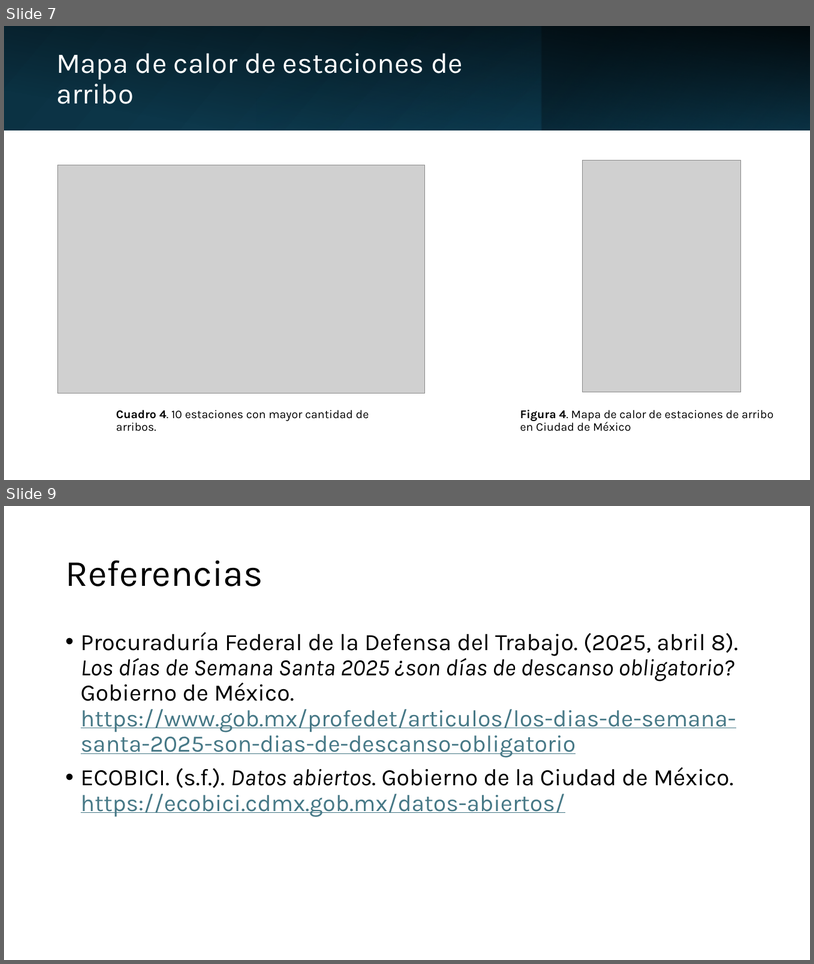
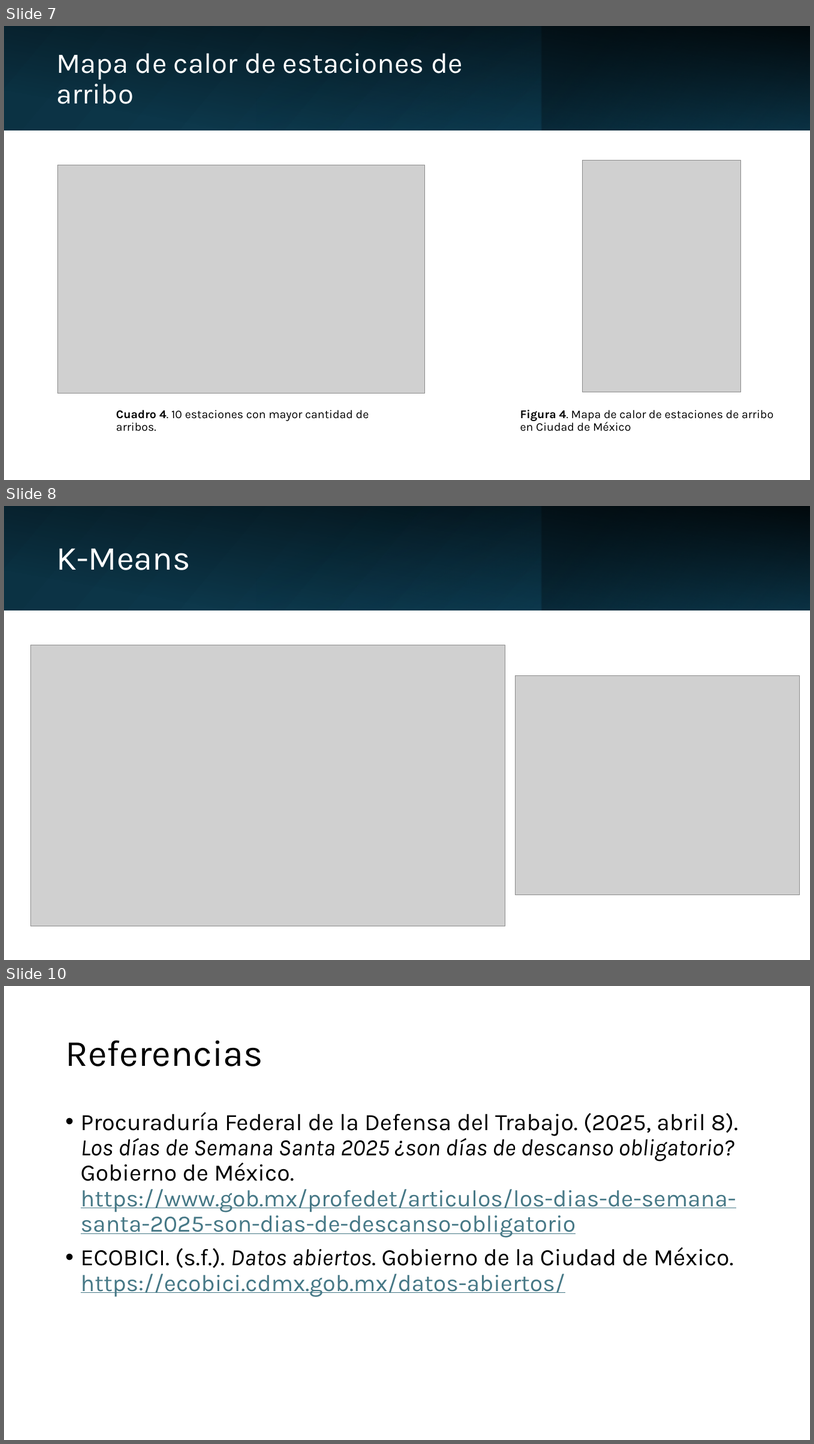
Before and after one commit to Ari-Castellanos/Proyecto-1-Seminario-2, a slide deck: Proyecto1_Seminario2.pptx. Shown one above the other, each under a label of ours: slides 7 and 9 before the commit, slides 7, 8 and 10 after it; the slides between them are not shown. The pictures are 814x964 and 814x1444 pixels, drawn with LibreOffice and Linux fonts; fonts in the diff are those of the drawing; grey boxes stand for pictures. Boxes give left, top, right and bottom in pixels: in the first picture for what was removed or moved away, otherwise in the second. Text is boxed around its words. In the diff, an @@ line names an element or a change of style, - is before the commit and + after.

```diff
--- a/Proyecto1_Seminario2.pptx
+++ b/Proyecto1_Seminario2.pptx
@@ slide 8 added at <box>4,506,810,960</box>, background #FFFFFF @@
@@ rectangle added at <box>4,506,810,610</box>, fill gradient #0B3041 to #104862 @@
@@ rectangle added at <box>4,507,810,610</box>, fill gradient #000000 @@
@@ rectangle added at <box>257,506,542,610</box>, fill gradient #156082 to #0B3041 @@
@@ rectangle added at <box>542,506,810,610</box>, fill gradient #0B3041 to #156082 @@
@@ title added at <box>56,548,190,570</box>, 40 pt, text #FFFFFF @@
+K-Means
@@ picture added at <box>31,645,506,927</box> @@
@@ picture added at <box>516,675,801,894</box> @@
@@ what was slide 9 is now slide 10 @@
```
Also in this commit, not shown: 2 slides changed, 3 other files.
